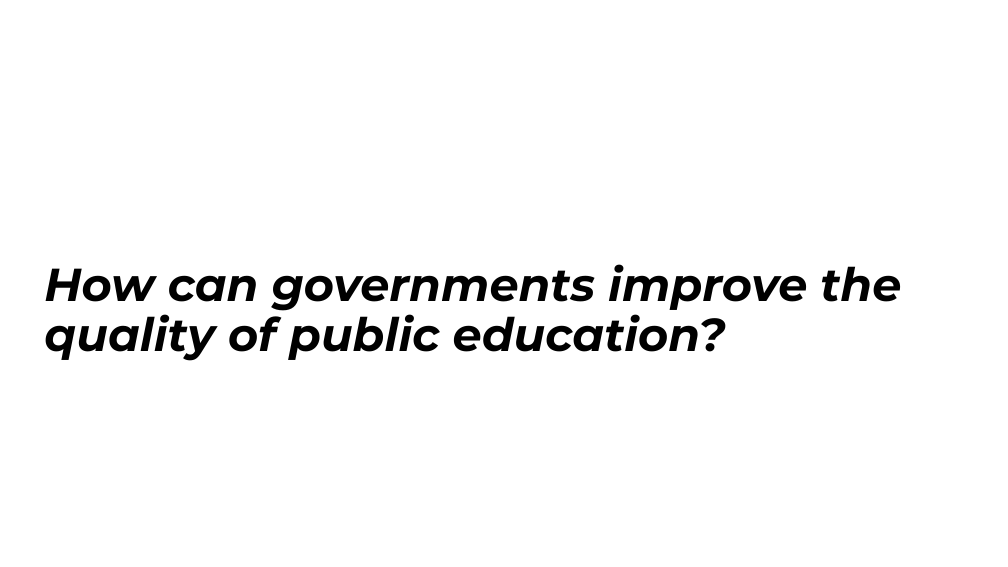
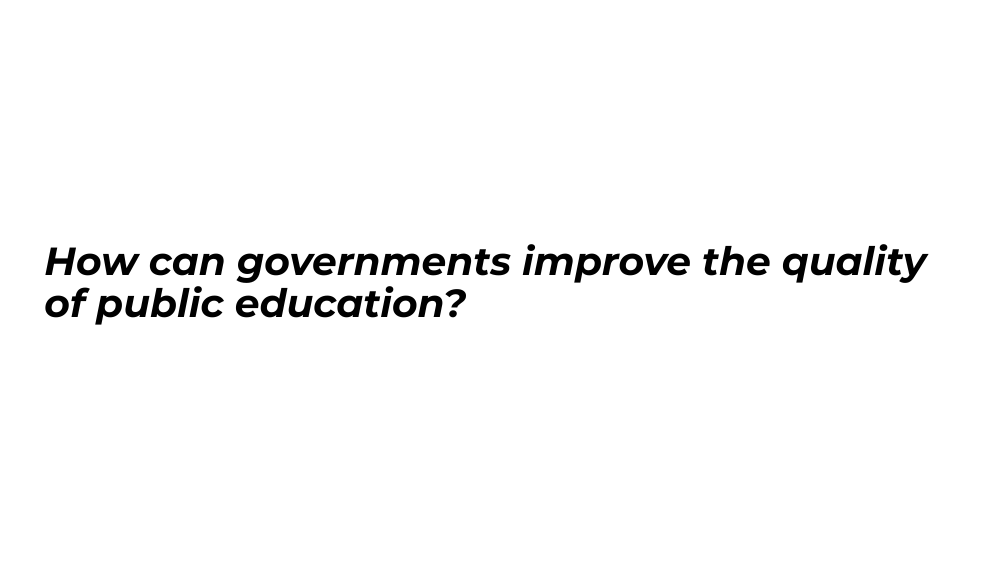
Before and after one commit to galileukim/patronage-education, a slide deck: slide 3 of presentation/2020_presentation_patronage_brazil_lab.pptx. Drawn at 1008x567 pixels with LibreOffice and Linux fonts; fonts in the diff are those of the drawing. Boxes give left, top, right and bottom in pixels: in the first picture for what was removed or moved away, otherwise in the second. Text is boxed around its words. In the diff, an @@ line names an element or a change of style, - is before the commit and + after.

```diff
--- a/presentation/2020_presentation_patronage_brazil_lab.pptx
+++ b/presentation/2020_presentation_patronage_brazil_lab.pptx
@@ title "How can governments improve the ...": place and size @@
-title "How can governments improve the ..." at [44,264,901,361]
+title "How can governments improve the ..." at [44,244,926,325]
@@ title "How can governments improve the ..." at [44,244,926,325]: size 33 to 28 pt @@
```
Also in this commit, not shown: 10 other slides changed, 1 slide added, 2 other files.
